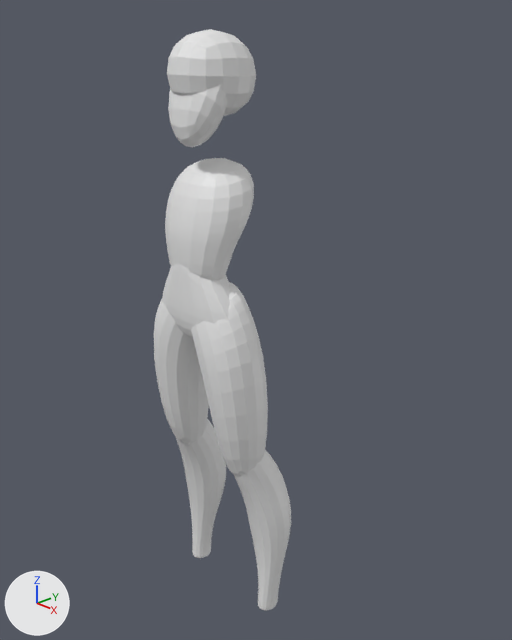
Two versions of the Blender file 2-sculptus-magnus/scluptus-magnus.blend, one commit apart.
Before and after are seen from a camera (50 mm lens) standing at (1.325, -1.095, 1.662) and looking at (0.047, 0.111, 0.953). Lighting does not change. The marker at lower left points along +X, +Y and +Z.
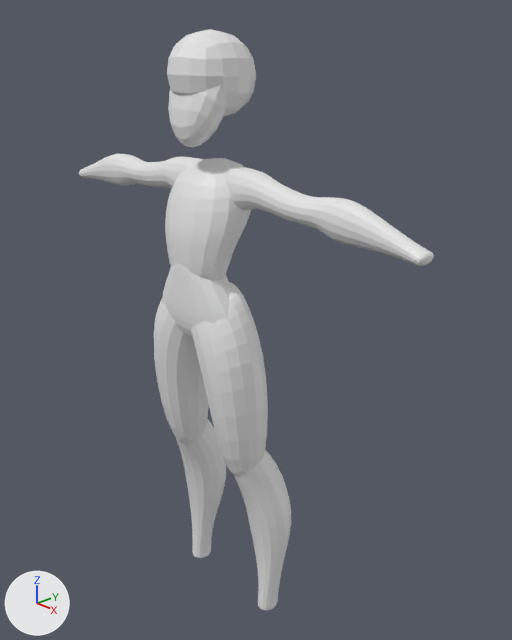
Boxes (x1, y1, x2, y2) around the edits, measured in the pictures (512 x 640 px):
'Cube.005', reshaped (158% wider, 39% taller)
    before: (154, 282, 291, 611)
    after: (79, 154, 434, 611)
part 1 of me_cube_006, added
    after: (79, 154, 434, 266)

The change, as a list of edits to the scene's bpy script:
```text
Change me_cube_006:
    used by ob_cube_005; location = (0.0, 0.0, 0.0); scale = (0.0693, 0.0693, 0.0693)
    remove me_cube_006.from_pydata(...)  # 40 vertices, 36 faces; spans x -0.91..3.15, y -1.8..2.14, z 1.17..16.1
    add me_cube_006.from_pydata(...)  # 84 vertices, 78 faces; spans x -0.91..9.02, y -1.8..2.14, z 1.17..19.96
    me_cube_006 part 1: a new loose piece of 44 vertices spanning x -0.01..9.02, y -0.5..1.09, z 18.02..19.96
```
